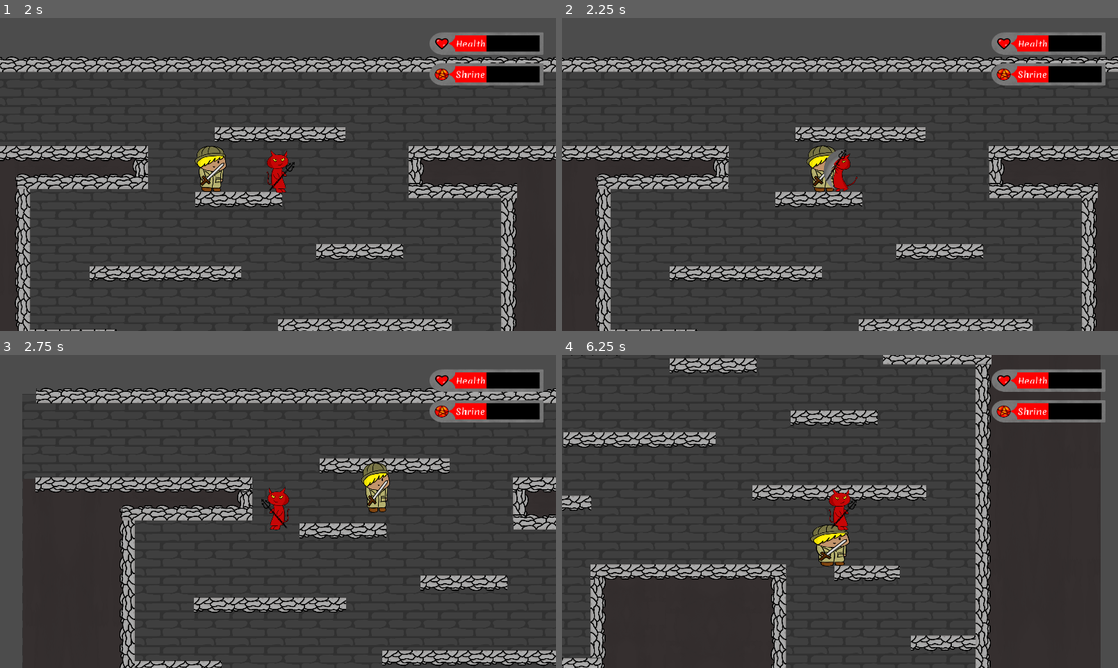
Above: before the commit, frames 1-4 (two rows, left to right).
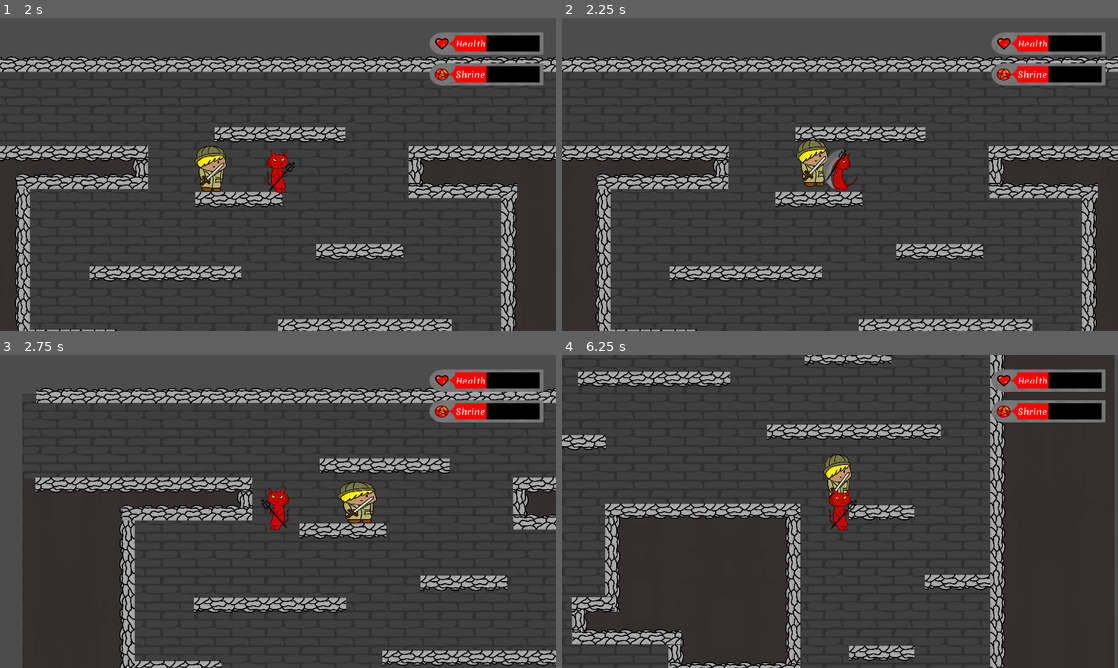
Above: after the commit, the same moments.

Repository: CiaranWoodward/LD48
Game: Godot game, scene res://Levels/Level2.tscn
Two runs of this game, one before a commit and one after it. Both use one fixed random seed, a clock stepped at 60 frames per second and the inputs below. This scene is started directly instead of the project's main scene.
Inputs (mouse positions are in pixels of both pictures, inside the frame that each line leads up to):
- Up to frame 1 (2 s): move the mouse to (250, 237) at 0.52 s; press the mouse at (250, 237) at 0.53 s; hold D (player_right) from 0.53 s (still down); tap W (player_jump) at 0.77, 1.52 s; move the mouse to (444, 221) at 1.27 s; release the mouse at (444, 221) at 1.28 s; right-click (444, 221) at 1.35 s
- Up to frame 2 (2.25 s): move the mouse to (673, 127) at 2.02 s; release D (player_right) at 2.03 s; press the mouse at (673, 127) at 2.03 s; hold Left (player_left) from 2.03 s (still down)
- Up to frame 3 (2.75 s): keep holding Left (player_left)
- Up to frame 4 (6.25 s): move the mouse to (867, 511) at 2.77 s; release the mouse at (867, 511) at 2.78 s; right-click (867, 511) at 2.85 s; tap W (player_jump) at 3.02, 3.77, 4.52, 6.02 s; move the mouse to (756, 433) at 3.52 s; press the mouse at (756, 433) at 3.53 s; move the mouse to (962, 495) at 4.27 s; release Left (player_left) at 4.28 s; release the mouse at (962, 495) at 4.28 s; hold D (player_right) from 4.28 s (still down); right-click (962, 495) at 4.35 s; move the mouse to (728, 527) at 5.02 s; press the mouse at (728, 527) at 5.03 s; move the mouse to (895, 442) at 5.77 s; release the mouse at (895, 442) at 5.78 s; right-click (895, 442) at 5.85 s

Frame 1 is identical in both runs. In frame 2, 0.7% of the frame differs, in the area x 42-50%, y 38-56%; in frame 3, 1.2%; in frame 4, 25%, in the area x 0-100%, y 0-100%.
Error in both runs: Invalid set index 'follow_target' (on base: 'null instance') with value of type 'KinematicBody2D (Demon.gd)'. (res://Levels/TestLevel.gd:63)

Commit message:
begin attack consequences

Diff:
--- a/Demon/Demon.gd
+++ b/Demon/Demon.gd
@@ -19,7 +19,7 @@
 export var damage = 10.0
 export var max_health = 50.0
 export var attack_ticks : int = 2
-export var pushback_amount = 50.0
+export var pushback_amount = 600.0
 export var recoil_amount = 20.0
 
 # current state
--- a/Enemies/Adventurer.tscn
+++ b/Enemies/Adventurer.tscn
@@ -532,9 +532,9 @@
 
 [node name="Adventurer" type="AnimatedSprite" parent="."]
 position = Vector2( 1.38571, 45.7499 )
-rotation = 0.0349066
 scale = Vector2( 0.5, 0.5 )
 frames = SubResource( 1 )
+frame = 2
 offset = Vector2( -29.3191, -89.004 )
 
 [node name="CollisionShape2D" type="CollisionShape2D" parent="."]
--- a/Enemies/SimpleEnemy.gd
+++ b/Enemies/SimpleEnemy.gd
@@ -17,6 +17,11 @@
 
 export var pathing_random_factor = 5.0
 
+# Attack system properties
+export var health = 20
+export var pushback_multiplier = 1.0
+export var pushback_time = 0.2
+
 #animation properties between 0 and 1
 export var speed_rate = 0.0
 
@@ -25,6 +30,7 @@
 
 var jumpTween = Tween.new()
 var fallTween = Tween.new()
+var pushbackTween = Tween.new()
 var fall_rate = 0.0
 
 var accel_transition = Tween.TRANS_LINEAR
@@ -44,9 +50,11 @@
 var max_jump_up_time
 
 # current status
+enum state {IDLE, GOING_TO_TREASURE, FIGHTING}
 var _on_floor = false
 var _platform = null
 var _jumping = false
+var _pushback = Vector2.ZERO
 var fall_time = 0
 
 # Called when the node enters the scene tree for the first time.
@@ -56,19 +64,23 @@
 	max_jump_up_time = max_jumpheight / max_jumpspeed
 	jumpTween = Tween.new()
 	fallTween = Tween.new()
+	pushbackTween = Tween.new()
 	add_child(jumpTween)
 	add_child(fallTween)
+	add_child(pushbackTween)
 	jumpTween.connect("tween_completed", self, "_on_Tween_tween_completed")
 	fallTween.playback_process_mode = Tween.TWEEN_PROCESS_PHYSICS
 	jumpTween.playback_process_mode = Tween.TWEEN_PROCESS_PHYSICS
+	pushbackTween.playback_process_mode = Tween.TWEEN_PROCESS_PHYSICS
 
 # Actually execute and move the character
 func _handle_movement(delta):
 	var speed = _direction * speed_rate * (max_speed-min_speed) + _direction * min_speed
-	var kc = move_and_collide(Vector2(speed, fall_rate * max_fallspeed) * delta)
+	var kc = move_and_collide(Vector2(speed + _pushback.x, fall_rate * max_fallspeed + _pushback.y) * delta)
 	if is_instance_valid(kc):
 		if kc.normal.y < -0.5:
 			_on_floor = true
+			stop_pushback()
 
 func _handle_falling(delta):
 	if _on_floor:
@@ -77,6 +89,8 @@
 		if stateMachine.get_current_node() == "Falling":
 			stateMachine.travel("Idle")
 			_platform = get_parent().GetClosestLowerPlatform(global_position)
+	elif _pushback.y != 0:
+		pass # We're beign pushed back
 	else:
 		stateMachine.travel("Falling")
 		if fall_rate == 0:
@@ -84,8 +98,31 @@
 			fallTween.interpolate_property(self, "fall_rate", null, 1, gravity_time, Tween.TRANS_SINE, Tween.EASE_OUT)
 			fallTween.start()
 
+func stop_pushback():
+	if _pushback != Vector2.ZERO:
+		pushbackTween.remove_all()
+		_pushback = Vector2.ZERO
+
+func start_pushback(pushback : Vector2):
+	_jumping = false
+	_on_floor = false
+	_platform = null
+	_pushback = pushback * pushback_multiplier
+	pushbackTween.remove_all()
+	pushbackTween.interpolate_property(self, "_pushback", null, Vector2.ZERO, pushback_time, Tween.TRANS_EXPO, Tween.EASE_IN)
+	pushbackTween.interpolate_callback(self, pushback_time, "stop_pushback")
+	pushbackTween.start()
+
+func is_pushedback() -> bool:
+	return _pushback != Vector2.ZERO
+
 func take_damage(damage, pushback):
-	pass
+	health -= damage
+	fallTween.reset_all()
+	jumpTween.reset_all()
+	stateMachine.start("Idle")# TODO: Hit
+	start_pushback(pushback)
+	#TODO: Die
 
 func _configure_next_point():
 	if is_instance_valid(_platform) && (_platform in _path) && (_platform != _cur_plat):
Not shown, added: README.md
